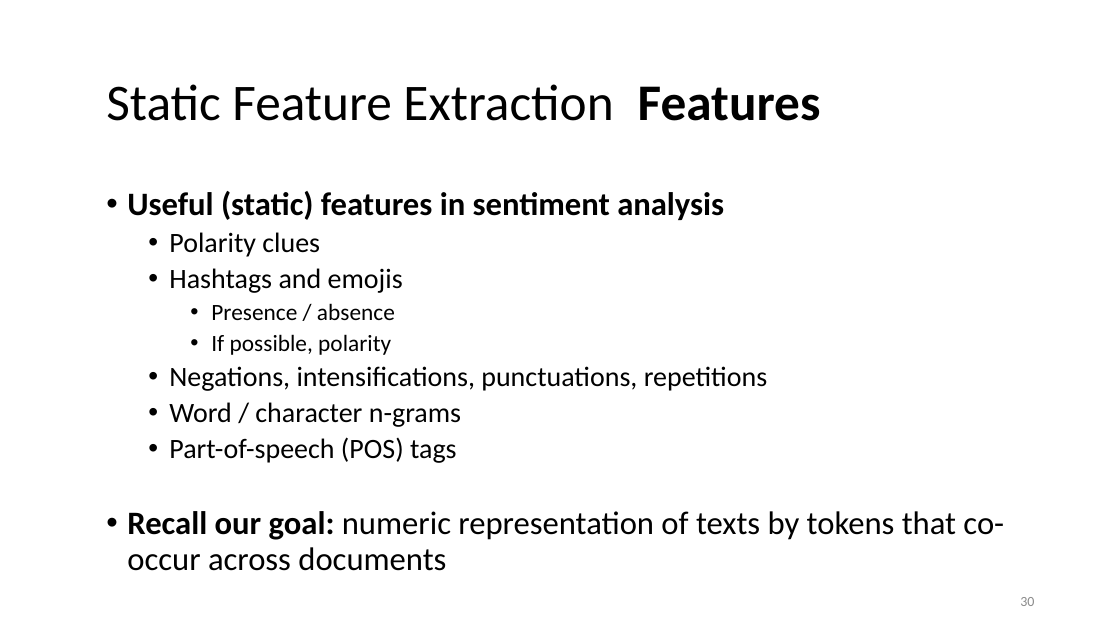
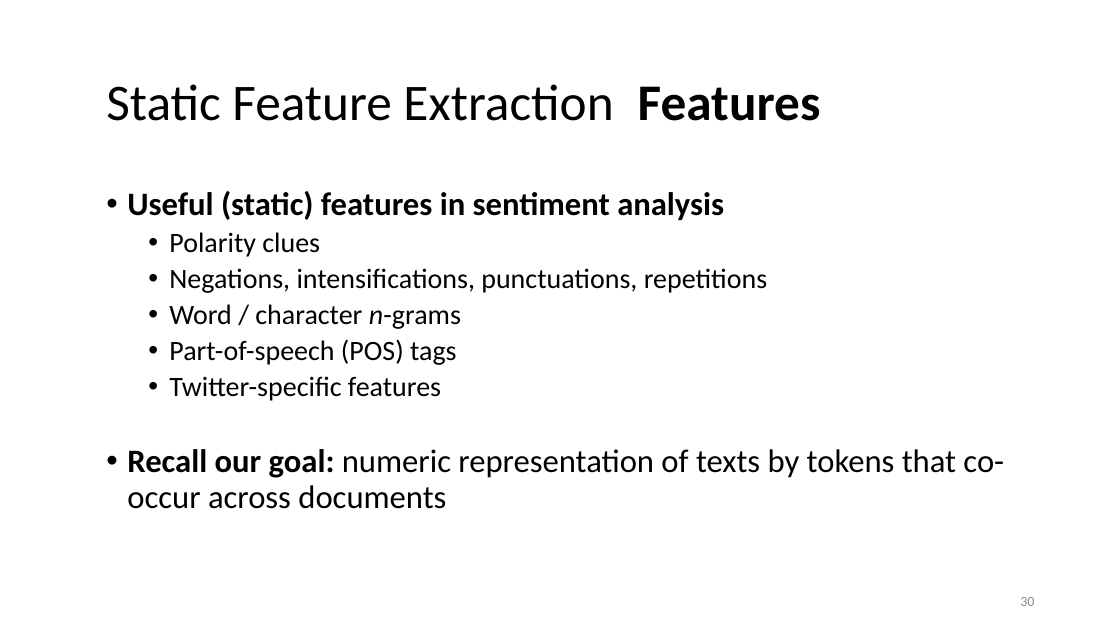
Before and after one commit to lisa-wm/consulting, a slide deck: slide 30 of 5_seminar/Contents_Part_02/slides/Präsentation_Teil2_Lisa.pptx. Drawn at 1120x630 pixels with LibreOffice and Linux fonts; fonts in the diff are those of the drawing. Boxes give left, top, right and bottom in pixels: in the first picture for what was removed or moved away, otherwise in the second. Text is boxed around its words. In the diff, an @@ line names an element or a change of style, - is before the commit and + after.

Commit message:
added slides for static features

```diff
--- a/5_seminar/Contents_Part_02/slides/Präsentation_Teil2_Lisa.pptx
+++ b/5_seminar/Contents_Part_02/slides/Präsentation_Teil2_Lisa.pptx
@@ text at (169, 268, 403, 355): paragraphs removed @@
-  • Hashtags and emojis
-    • Presence / absence
-    • If possible, polarity
@@ text at (169, 304, 461, 329): italic on in "n-grams" @@
@@ text at (169, 376, 441, 401): paragraph added @@
+  • Twitter-specific features
```
Also in this commit, not shown: 2 other slides changed, 6 slides added, 1 slide removed.
